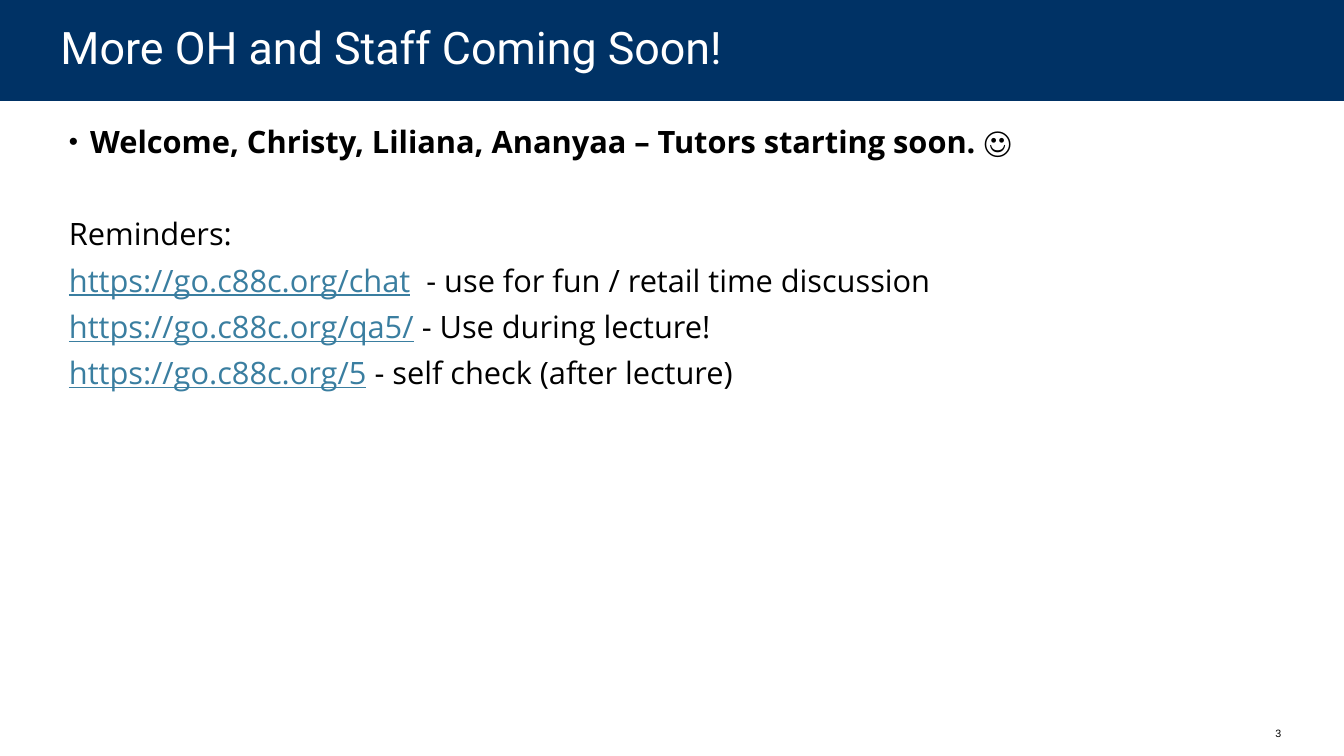
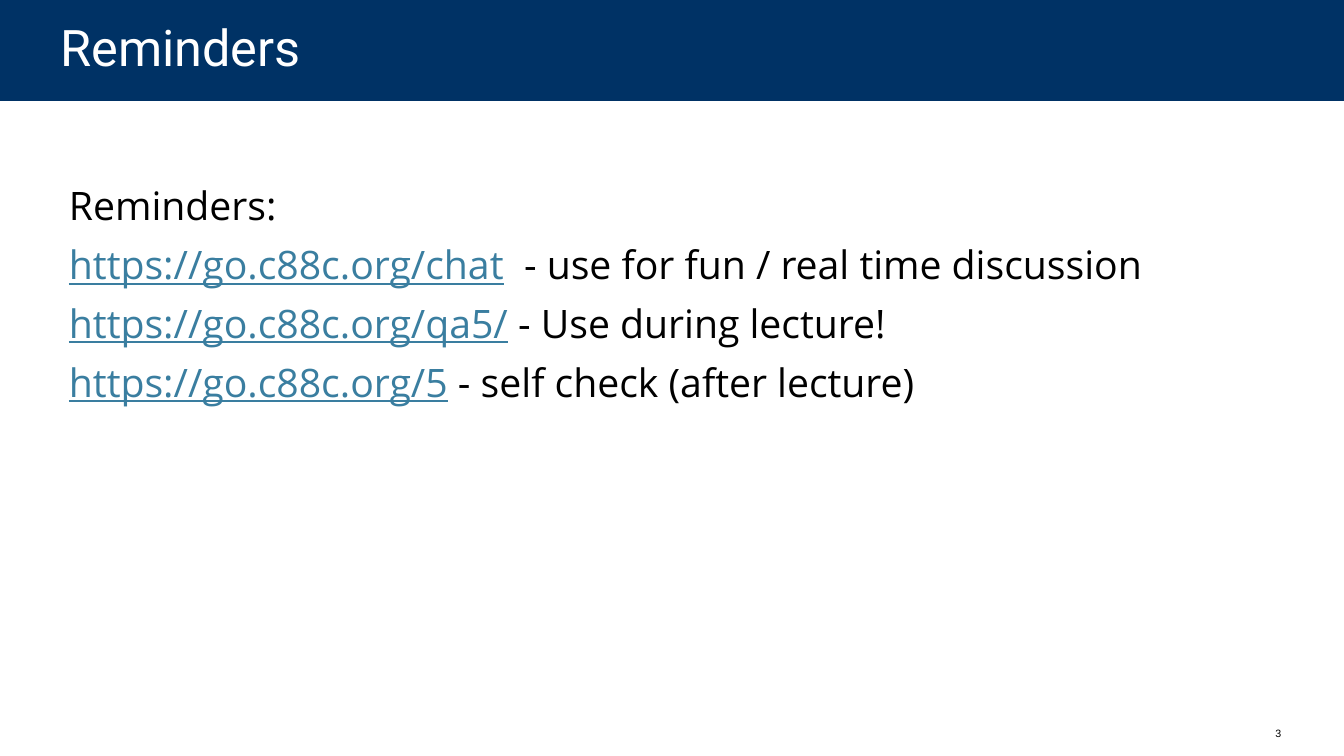
Before and after one commit to cs88-website/sp24, a slide deck: slide 3 of assets/slides/sp24/05-HOFs.pptx. Drawn at 1344x756 pixels with LibreOffice and Linux fonts; fonts in the diff are those of the drawing. Boxes give left, top, right and bottom in pixels: in the first picture for what was removed or moved away, otherwise in the second. Text is boxed around its words. In the diff, an @@ line names an element or a change of style, - is before the commit and + after.

```diff
--- a/assets/slides/sp24/05-HOFs.pptx
+++ b/assets/slides/sp24/05-HOFs.pptx
@@ title at (60, 28, 300, 67): text changed; size 32 to 36 pt @@
-More OH and Staff Coming Soon!
+Reminders
@@ text at (90, 129, 975, 161): paragraph removed @@
-• Welcome, Christy, Liliana, Ananyaa – Tutors starting soon. ☺
@@ text at (69, 190, 914, 407): size 22 to 28 pt in "Reminders:", "https://go.c88c.org/qa5/ - Use during lecture!", "https://go.c88c.org/5 - self check (after lecture)"; more space between paragraphs @@
@@ text at (69, 249, 1142, 289): text changed; size 22 to 28 pt @@
-https://go.c88c.org/chat - use for fun / retail time discussion
+https://go.c88c.org/chat - use for fun / real time discussion
```
Also in this commit, not shown: 36 other slides changed, 1 slide added, 1 slide removed, 7 other files.
